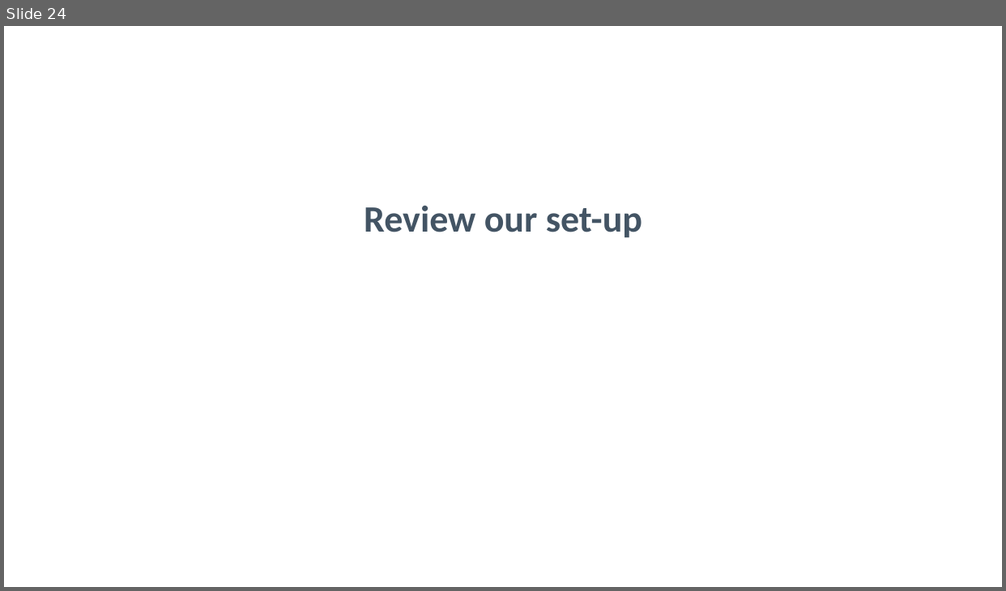
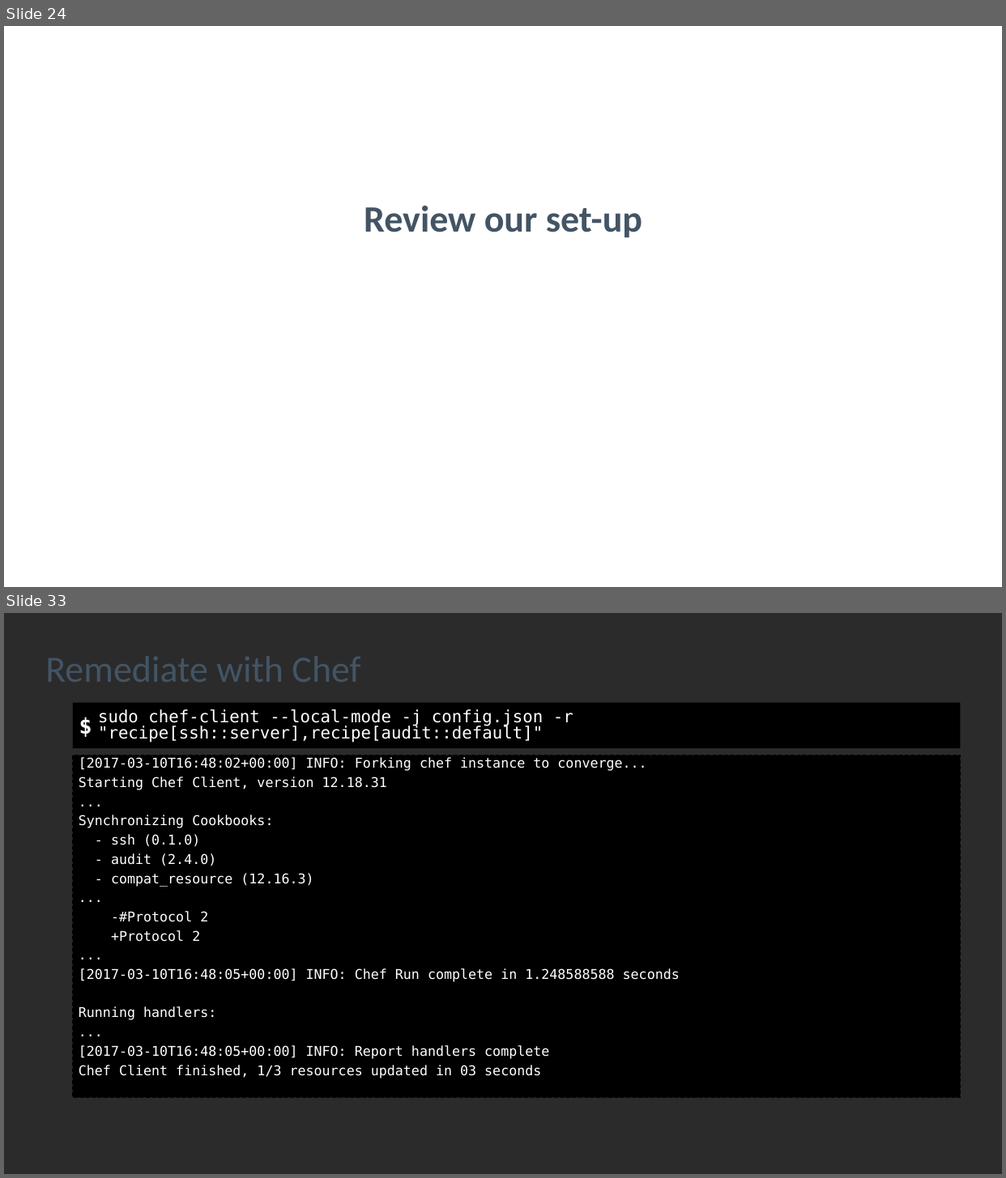
Before and after one commit to nathenharvey/introduction-to-inspec, a slide deck: powerpoint/Continuous-Compliance.pptx. Shown one above the other, each under a label of ours: slide 24 before the commit, slides 24 and 33 after it; the slides between them are not shown. The pictures are 1006x591 and 1006x1178 pixels, drawn with LibreOffice and Linux fonts; fonts in the diff are those of the drawing; background and template pictures are left out; a plain dark background stands for a picture behind light text. Boxes give left, top, right and bottom in pixels: in the first picture for what was removed or moved away, otherwise in the second. Text is boxed around its words. In the diff, an @@ line names an element or a change of style, - is before the commit and + after.

```diff
--- a/powerpoint/Continuous-Compliance.pptx
+++ b/powerpoint/Continuous-Compliance.pptx
@@ slide 33 added at (4,613,1002,1174), background picture (left out) @@
@@ title added at (45,656,360,682), 43 pt, text #435464 @@
+Remediate with Chef
@@ rectangle added at (73,703,960,749), fill #000000, 25 pt, text #FFFFFF, bold @@
+$
@@ text added at (98,709,573,743), 19.4 pt, text #FFFFFF @@
+sudo chef-client --local-mode -j config.json -r "recipe[ssh::server],recipe[audit::default]"
@@ text added at (73,756,960,1097), fill #000000, outline #000000 1 pt dashed, 15.6 pt, text #FFFFFF @@
+[2017-03-10T16:48:02+00:00] INFO: Forking chef instance to converge...
+Starting Chef Client, version 12.18.31
+...
+Synchronizing Cookbooks:
+- ssh (0.1.0)
+- audit (2.4.0)
+- compat_resource (12.16.3)
+...
+-#Protocol 2
++Protocol 2
+...
+[2017-03-10T16:48:05+00:00] INFO: Chef Run complete in 1.248588588 seconds
+Running handlers:
+...
+[2017-03-10T16:48:05+00:00] INFO: Report handlers complete
+Chef Client finished, 1/3 resources updated in 03 seconds
```
Also in this commit, not shown: 11 other slides added.
